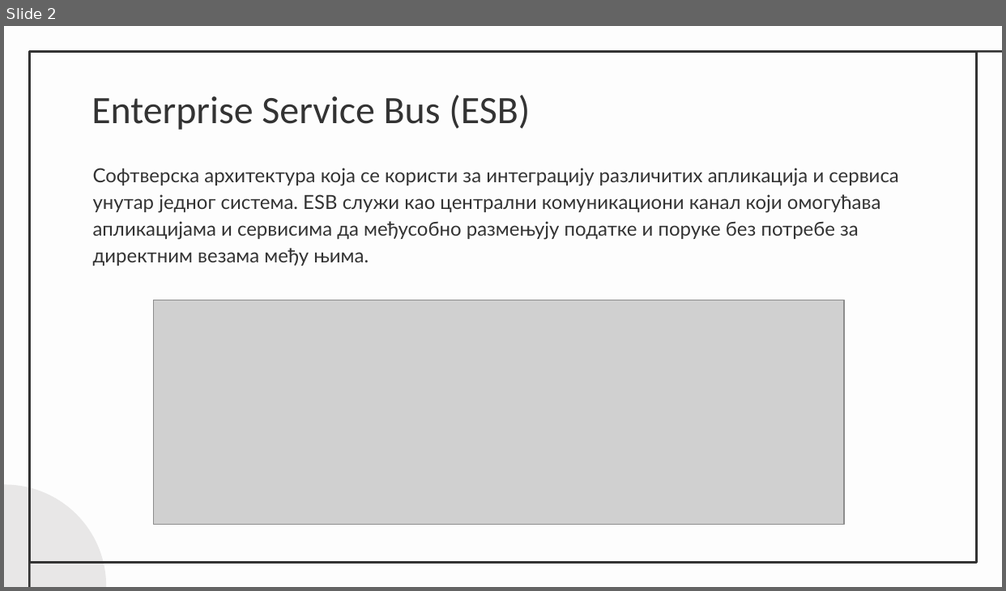
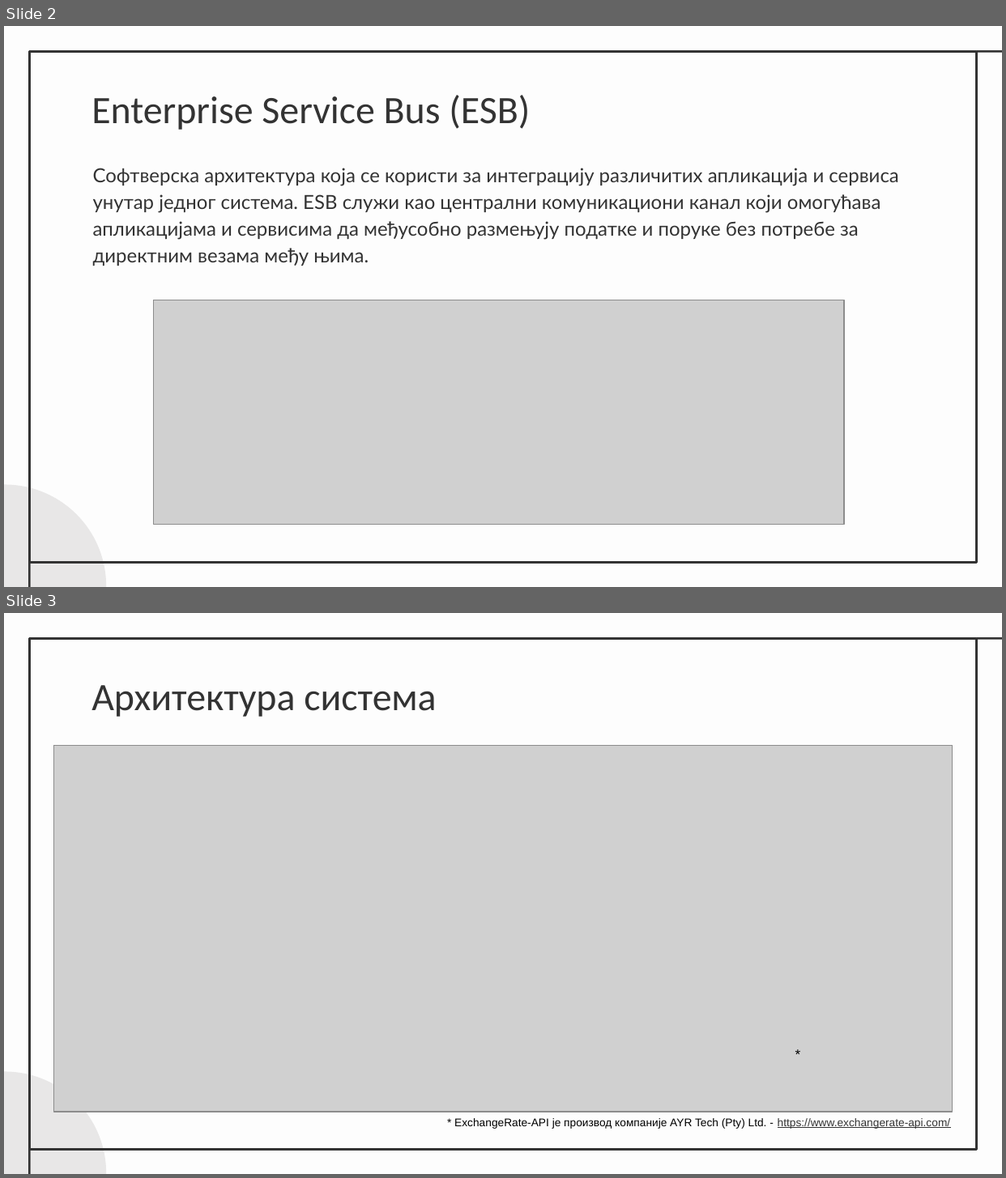
Before and after one commit to Bachelor-Thesis-RA-69-2020/thesis, a slide deck: Diplomski prezentacija.pptx. Shown one above the other, each under a label of ours: slide 2 before the commit, slides 2 and 3 after it. The pictures are 1006x591 and 1006x1178 pixels, drawn with LibreOffice and Linux fonts; fonts in the diff are those of the drawing; grey boxes stand for pictures. Boxes give left, top, right and bottom in pixels: in the first picture for what was removed or moved away, otherwise in the second. Text is boxed around its words. In the diff, an @@ line names an element or a change of style, - is before the commit and + after.

```diff
--- a/Diplomski prezentacija.pptx
+++ b/Diplomski prezentacija.pptx
@@ slide 3 added at (x1=4, y1=613, x2=1002, y2=1174), background #FDFDFD; not listed: 4 template elements that a slide beside it also shows @@
@@ text added at (x1=91, y1=685, x2=436, y2=717), 28 pt, text #333333 @@
+Архитектура система
@@ picture added at (x1=54, y1=746, x2=952, y2=1112) @@
@@ text added at (x1=786, y1=1041, x2=810, y2=1066), 10 pt, text #000000 @@
+*
@@ text added at (x1=454, y1=1118, x2=951, y2=1129), 8 pt, text #000000 @@
+* ExchangeRate-API је производ компаније AYR Tech (Pty) Ltd. - https://www.exchangerate-api.com/
```
Also in this commit, not shown: 1 slide changed, 1 slide removed, 1 other file.
